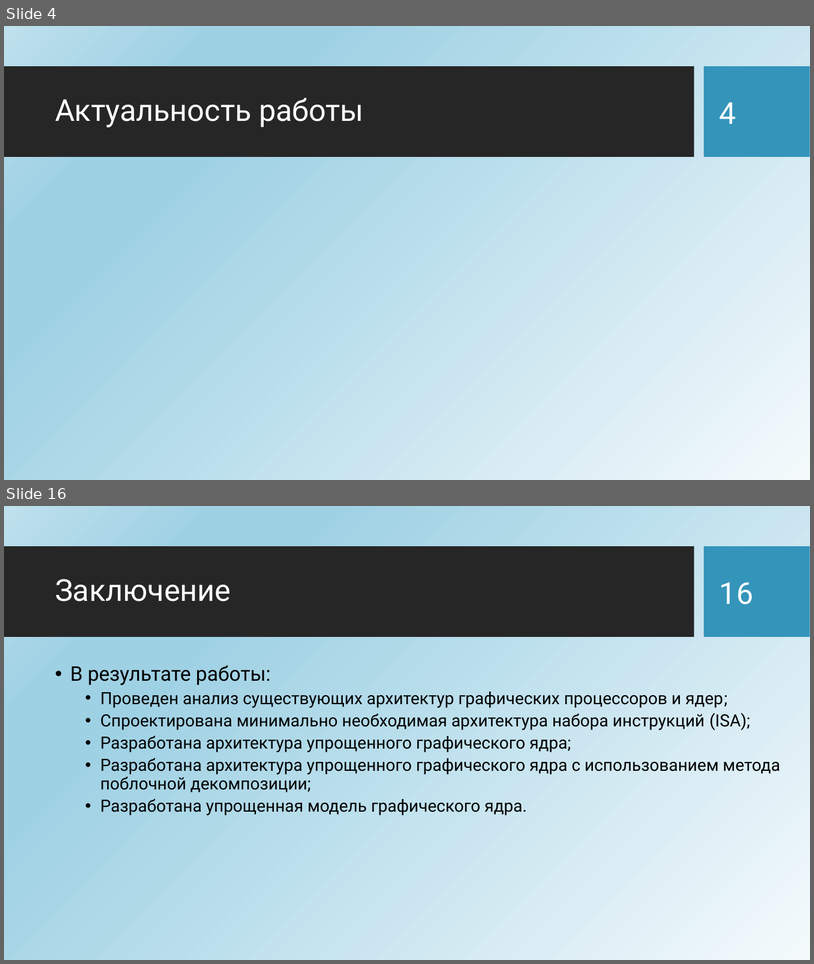
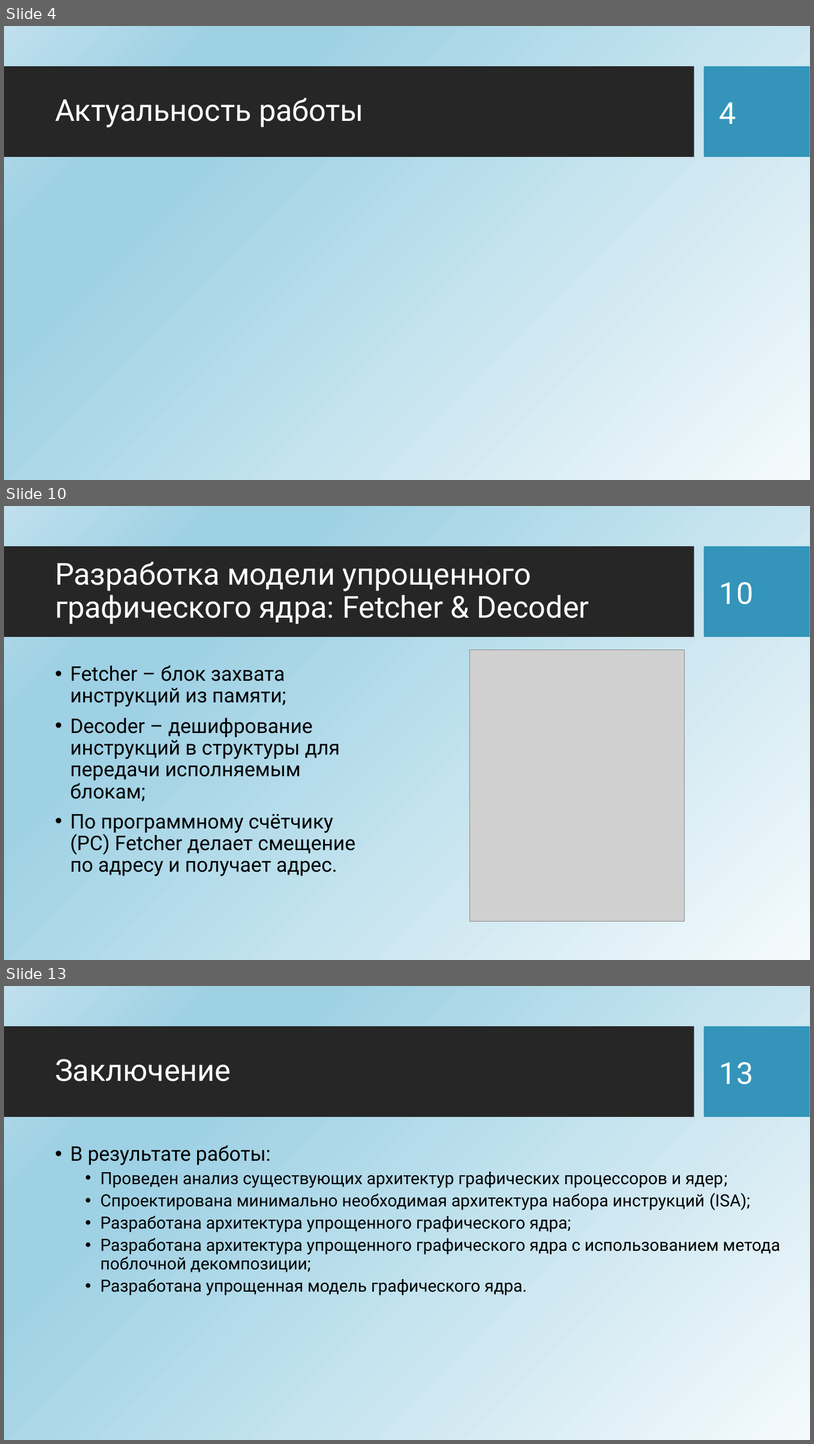
Before and after one commit to HaMeNopeDiot/hardware_gpu, a slide deck: docs/starukhin_dissertation/magister_pres.pptx. Shown one above the other, each under a label of ours: slides 4 and 16 before the commit, slides 4, 10 and 13 after it; the slides between them are not shown. The pictures are 814x964 and 814x1444 pixels, drawn with LibreOffice and Linux fonts; fonts in the diff are those of the drawing; grey boxes stand for pictures; background and template pictures are left out. Boxes give left, top, right and bottom in pixels: in the first picture for what was removed or moved away, otherwise in the second. Text is boxed around its words. In the diff, an @@ line names an element or a change of style, - is before the commit and + after.

```diff
--- a/docs/starukhin_dissertation/magister_pres.pptx
+++ b/docs/starukhin_dissertation/magister_pres.pptx
@@ slide 10 added at (x1=4, y1=506, x2=810, y2=960), background picture (left out); not listed: 2 template elements that a slide beside it also shows @@
@@ title added at (x1=55, y1=561, x2=590, y2=624), 36 pt, text #FFFFFF @@
+Разработка модели упрощенного графического ядра: Fetcher & Decoder
@@ page number added at (x1=720, y1=582, x2=754, y2=604), 36 pt, text #FFFFFF @@
+10
@@ picture added at (x1=470, y1=649, x2=685, y2=921) @@
@@ text added at (x1=70, y1=665, x2=356, y2=876), 24 pt, text #000000 @@
+• Fetcher – блок захвата инструкций из памяти;
+• Decoder – дешифрование инструкций в структуры для передачи исполняемым блокам;
+• По программному счётчику (PC) Fetcher делает смещение по адресу и получает адрес.
@@ what was slide 16 is now slide 13 @@
@@ page number at (x1=720, y1=1062, x2=754, y2=1084): text changed @@
-16
+13
```
Also in this commit, not shown: 1 slide changed, 7 other slides added, 11 slides removed.
